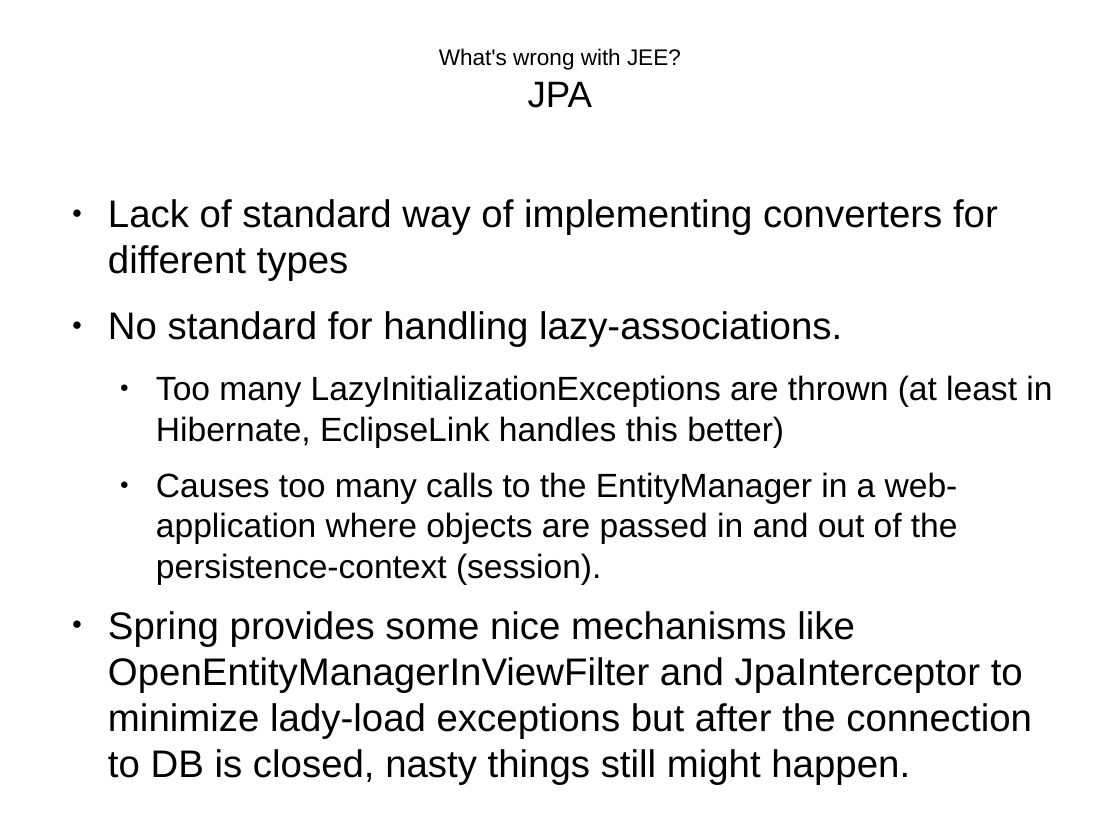
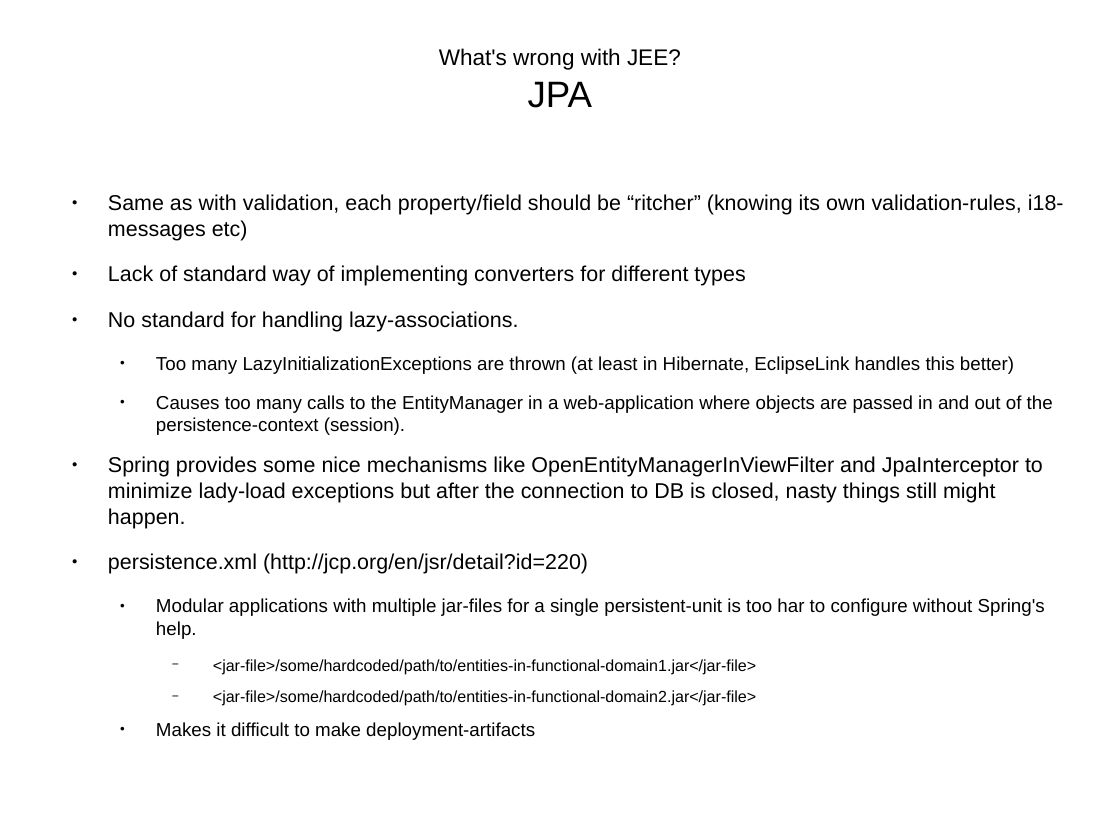
Before and after one commit to andreak/slol-2011, a slide deck: slide 12 of Scala-LiftOff-2011-lift-from-jee-perspective.odp (slide 13 before the commit). Drawn at 1120x840 pixels with LibreOffice and Linux fonts; fonts in the diff are those of the drawing. Boxes give left, top, right and bottom in pixels: in the first picture for what was removed or moved away, otherwise in the second. Text is boxed around its words. In the diff, an @@ line names an element or a change of style, - is before the commit and + after.

```diff
--- a/Scala-LiftOff-2011-lift-from-jee-perspective.odp
+++ b/Scala-LiftOff-2011-lift-from-jee-perspective.odp
@@ text at (108,194,1064,241): paragraph added @@
+● Same as with validation, each property/field should be “ritcher” (knowing its own validation-rules, i18-messages etc)
@@ text at (108,265,1053,529): size 27.2 to 15.2 pt in "Lack of standard way of implementing converters ...", "No standard for handling lazy-associations.", "Spring provides some nice mechanisms like OpenEntityManagerI ..."; size 23.8 to 13.3 pt in "Too many LazyInitializationExceptions are thrown (at least ...", "Causes too many calls to the EntityManager ..." @@
@@ text at (108,553,1045,740): paragraphs added @@
+● persistence.xml (http://jcp.org/en/jsr/detail?id=220)
+  ● Modular applications with multiple jar-files for a single persistent-unit is too har to configure without Spring's help.
+    − <jar-file>/some/hardcoded/path/to/entities-in-functional-domain1.jar</jar-file>
+    − <jar-file>/some/hardcoded/path/to/entities-in-functional-domain2.jar</jar-file>
+  ● Makes it difficult to make deployment-artifacts
```
Also in this commit, not shown: 5 other slides changed, 6 slides added, 1 slide removed.
